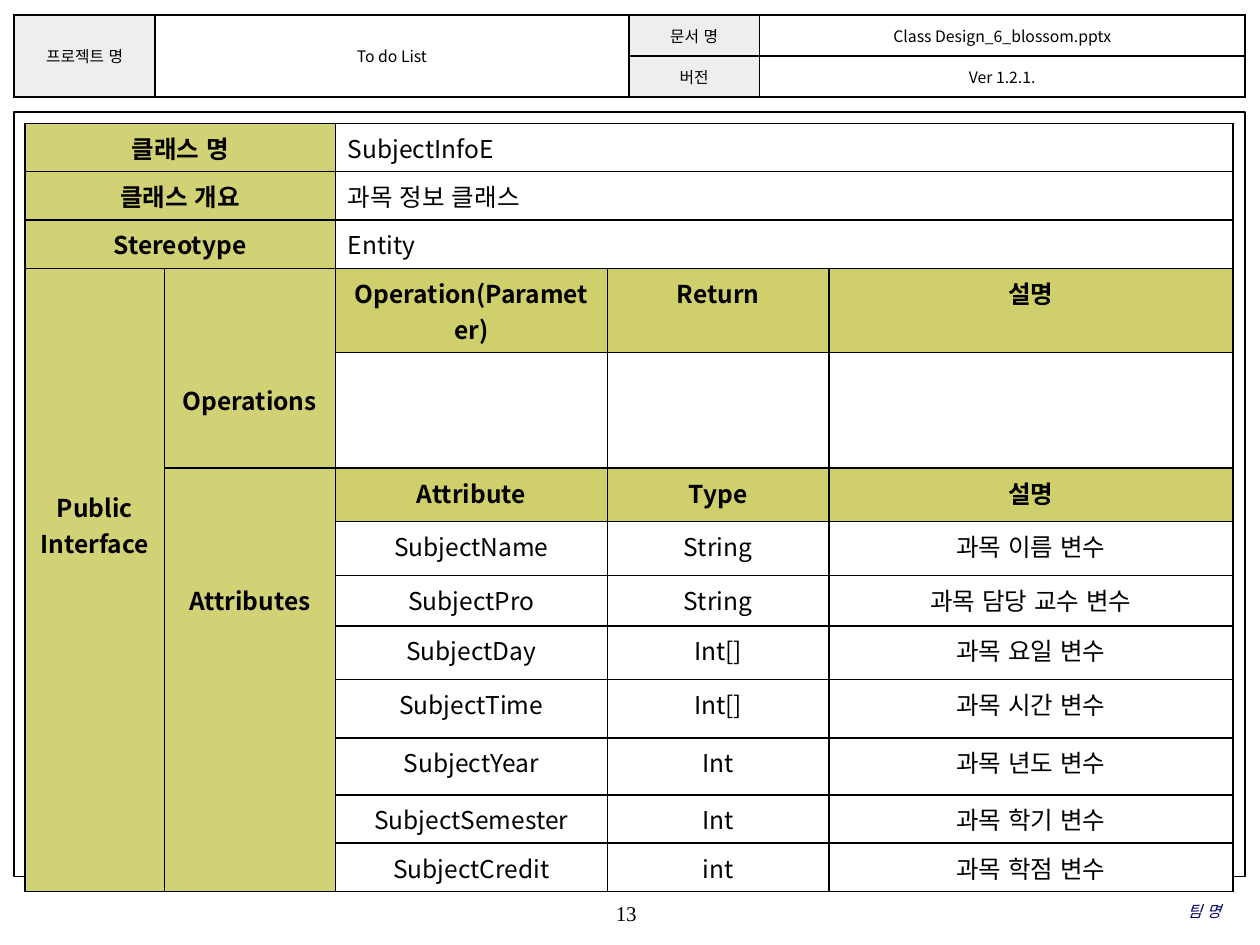
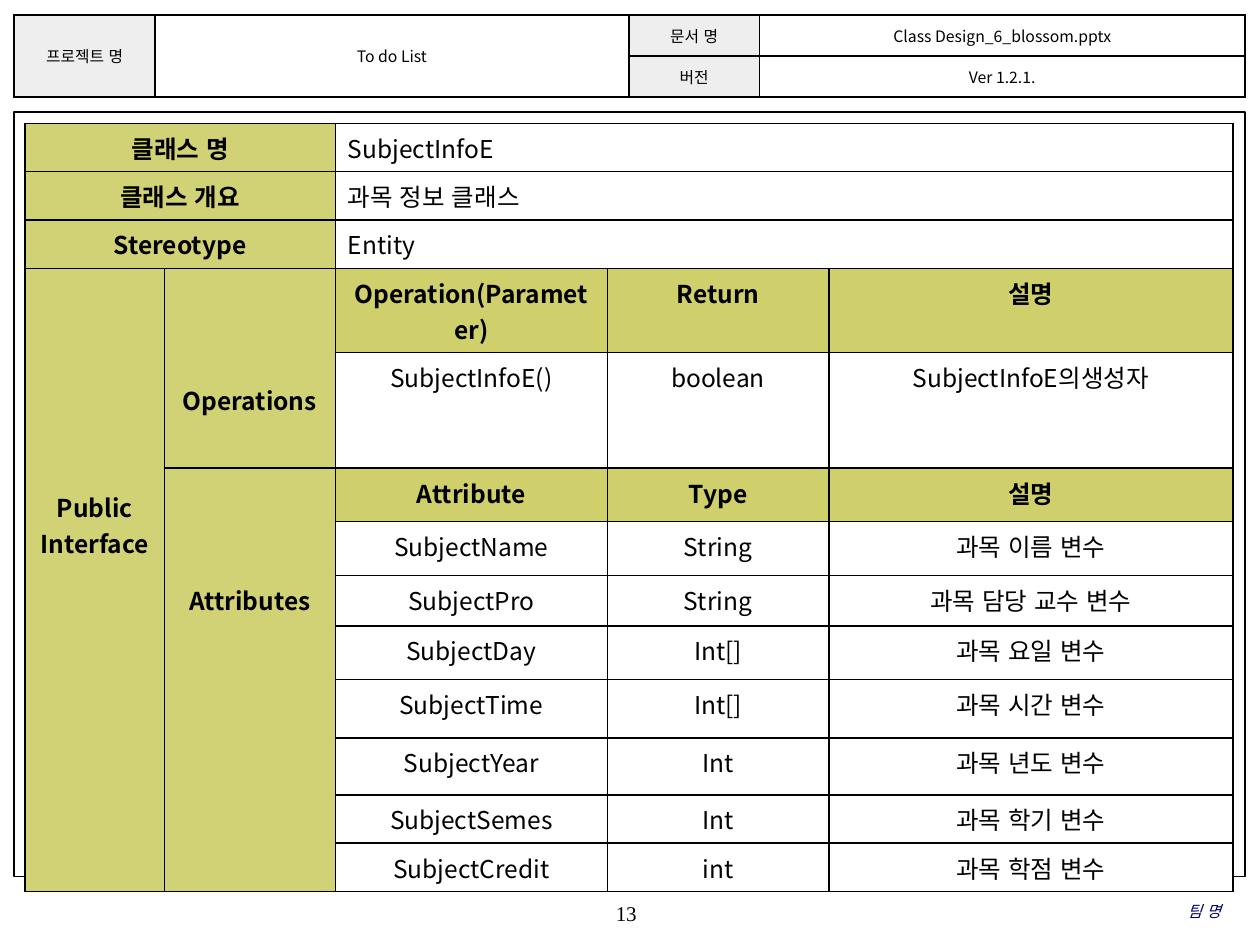
Before and after one commit to SE-admin/SE2017_6_blossom, a slide deck: slide 13 of doc/3_ 설계서/Class Design_6_blossom.pptx. Drawn at 1260x945 pixels with LibreOffice and Linux fonts; fonts in the diff are those of the drawing; background and template pictures are left out. Boxes give left, top, right and bottom in pixels: in the first picture for what was removed or moved away, otherwise in the second. Text is boxed around its words. In the diff, an @@ line names an element or a change of style, - is before the commit and + after.

```diff
--- a/doc/3_ 설계서/Class Design_6_blossom.pptx
+++ b/doc/3_ 설계서/Class Design_6_blossom.pptx
@@ table at bbox=[25, 123, 1235, 888] @@
-row 5:  |  |  |  | 
+row 5:  |  | SubjectInfoE() | boolean | SubjectInfoE의생성자
-row 12, column 3: SubjectSemester
+row 12, column 3: SubjectSemes
```
Also in this commit, not shown: 15 other slides changed, 1 slide added.
